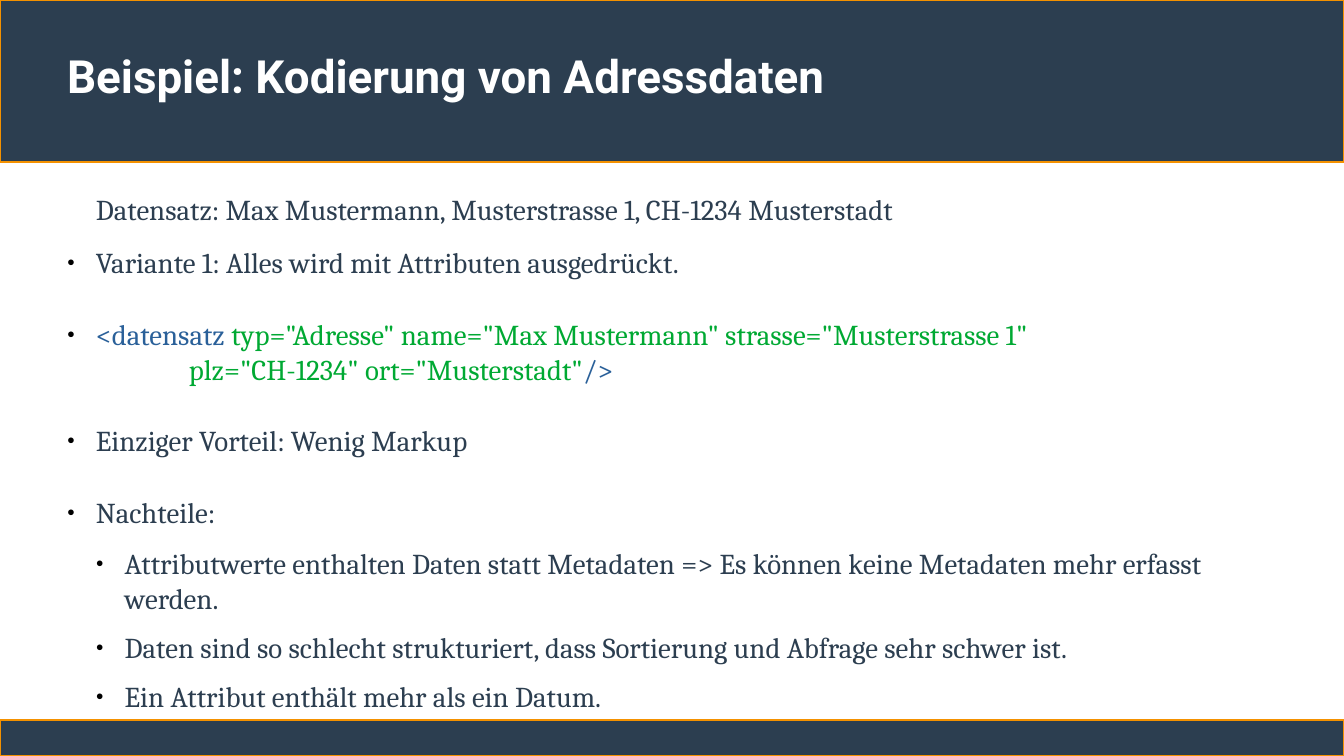
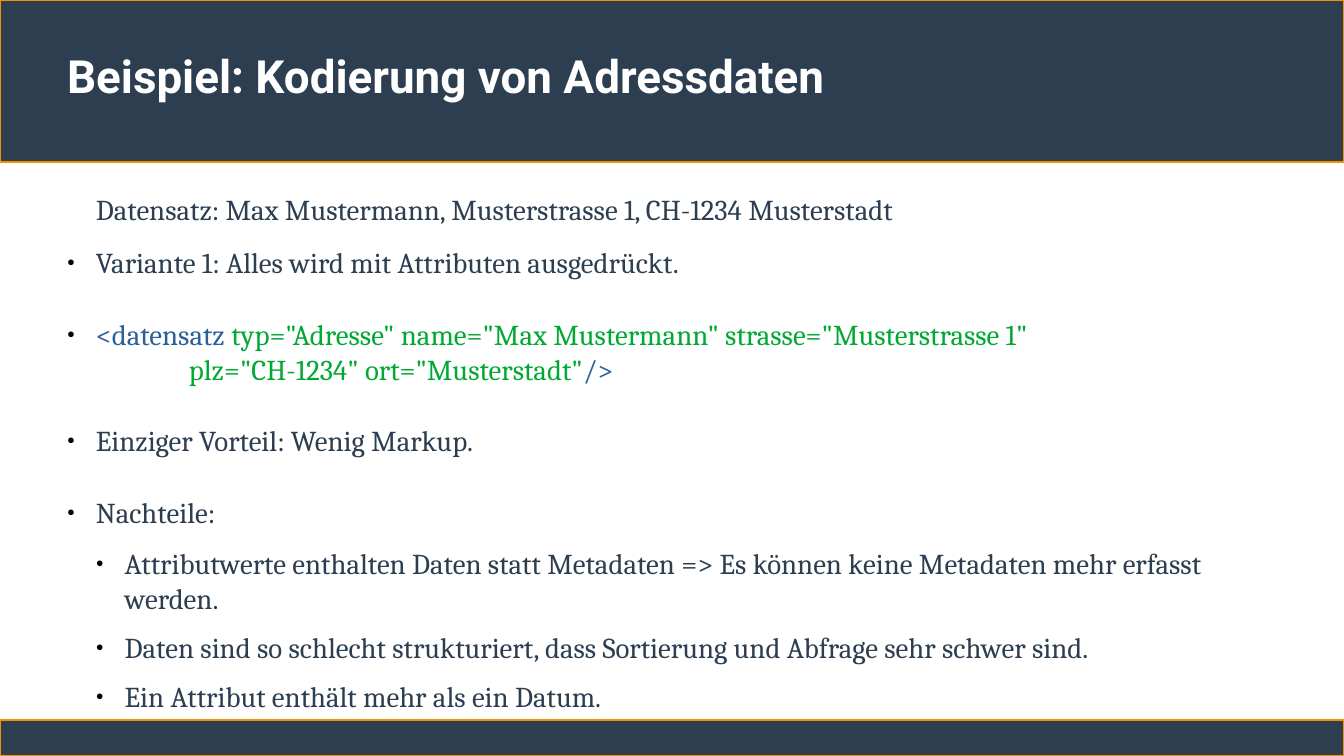
Before and after one commit to ChristianSonderUniSG/xml-kurs, a slide deck: slide 13 of sitzung_2/sitzung_2.odp. Drawn at 1344x756 pixels with LibreOffice and Linux fonts; fonts in the diff are those of the drawing. Boxes give left, top, right and bottom in pixels: in the first picture for what was removed or moved away, otherwise in the second. Text is boxed around its words. In the diff, an @@ line names an element or a change of style, - is before the commit and + after.

```diff
--- a/sitzung_2/sitzung_2.odp
+++ b/sitzung_2/sitzung_2.odp
@@ text at [96,431,473,458]: text changed @@
-● Einziger Vorteil: Wenig Markup
+● Einziger Vorteil: Wenig Markup.
@@ text at [125,637,1088,664]: text changed @@
-  ● Daten sind so schlecht strukturiert, dass Sortierung und Abfrage sehr schwer ist.
+  ● Daten sind so schlecht strukturiert, dass Sortierung und Abfrage sehr schwer sind.
```
Also in this commit, not shown: 15 other slides changed, 1 other file.
